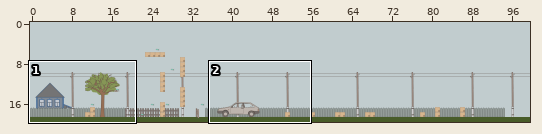
Tiled map: maps/map.tmx. The picture above shows the old version from afar; the outline marks the close-up.
Close-up. First the earlier version:
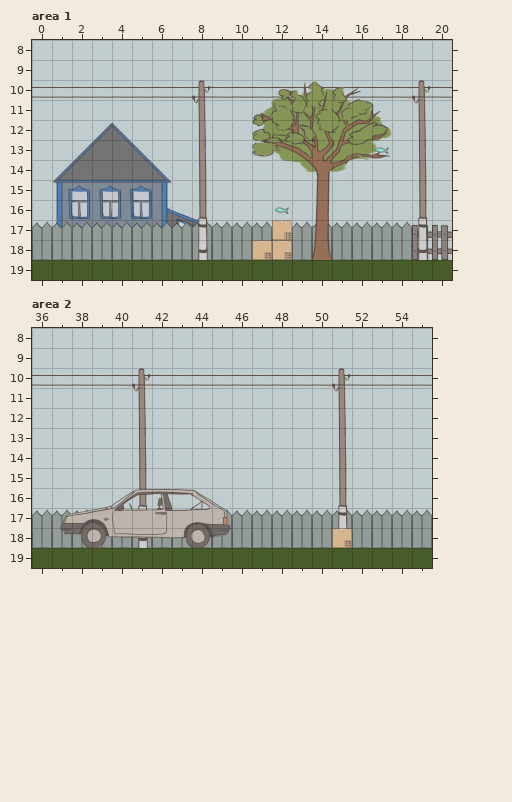
Cells are 200x200 px. Shown: area 1 x 0..20, y 8..19; area 2 x 36..55, y 8..19. The commit also changed other parts of the map, which this record leaves out.
The same view after the edit:
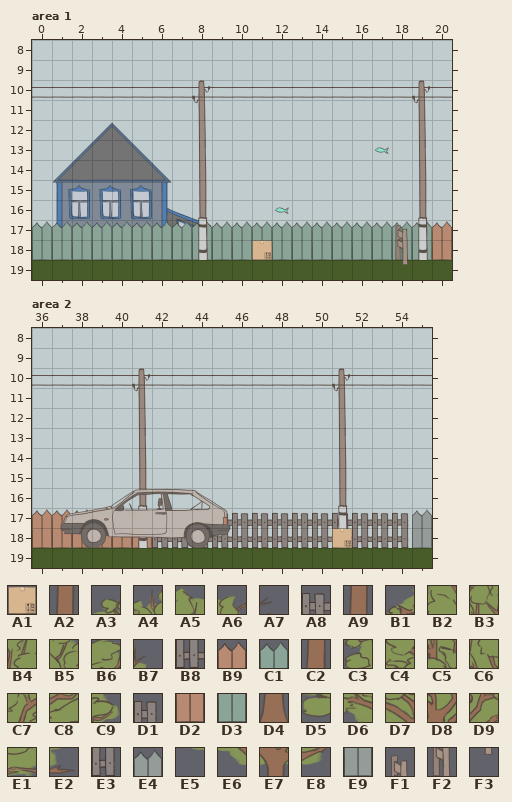
Key: from "tileset": A1 1, A2 2, A3 4, A4 5, A5 6, A6 7, A7 8, A8 10, A9 13, B1 14, B2 15, B3 16, B4 17, B5 18, B6 19, B7 20, B8 21, B9 22, C1 23, C2 24, C3 25, C4 26, C5 27, C6 28, C7 29, C8 30, C9 31, D1 32, D2 33, D3 34, D4 35, D5 36, D6 37, D7 38, D8 39, D9 40, E1 41, E2 42, E3 43, E4 44, E5 48, E6 49, E7 50, E8 51, E9 55, F1 65, F2 76, F3 87.
__ is an empty cell.
Tiles replaced or removed in this view: A1, A2, A3, A4, A5, A6, A7, A8, A9, B1, B2, B3, B4, B5, B6, B7, B8, C2, C3, C4, C5, C6, C7, C8, C9, D4, D5, D6, D7, D8, D9, E1, E2, E4, E5, E6, E7, E8, E9.
The exact change:
Changed rows in their new state; .. is an unchanged cell.
Layer "background", area 1:
first column x 12:
17 C1 .. C1 .. .. .. C1 C1 B9
18 D3 .. D3 .. .. .. D3 D3 D2
Layer "tree", area 1:
first column x 11:
10 .. __ __ __ __ __ .. ..
11 __ __ __ __ __ __ __ ..
12 __ __ __ __ __ __ __ ..
13 __ __ __ __ __ __ __ ..
14 .. __ __ __ __ .. .. ..
15 .. .. .. __ .. .. .. ..
16 .. .. .. __ .. .. .. ..
17 .. .. .. __ .. .. .. F1
18 .. .. .. __ .. .. .. F2
19 .. .. .. .. .. .. .. F3
Layer "box", area 1:
first column x 12:
17 __
18 __
Layer "background", area 2:
first column x 36:
17 B9 B9 .. .. .. .. .. .. .. A8 A8 A8 A8 A8 A8 A8 A8 A8 D1
18 D2 D2 D2 D2 D2 D2 B8 B8 B8 B8 B8 B8 B8 B8 B8 B8 B8 B8 E3
Boxes around the changes in both close-ups, in picture pixels (x1, y1, x2, y2):
changed: (252, 81, 392, 260)
changed: (392, 221, 452, 265)
changed: (32, 509, 412, 548)
